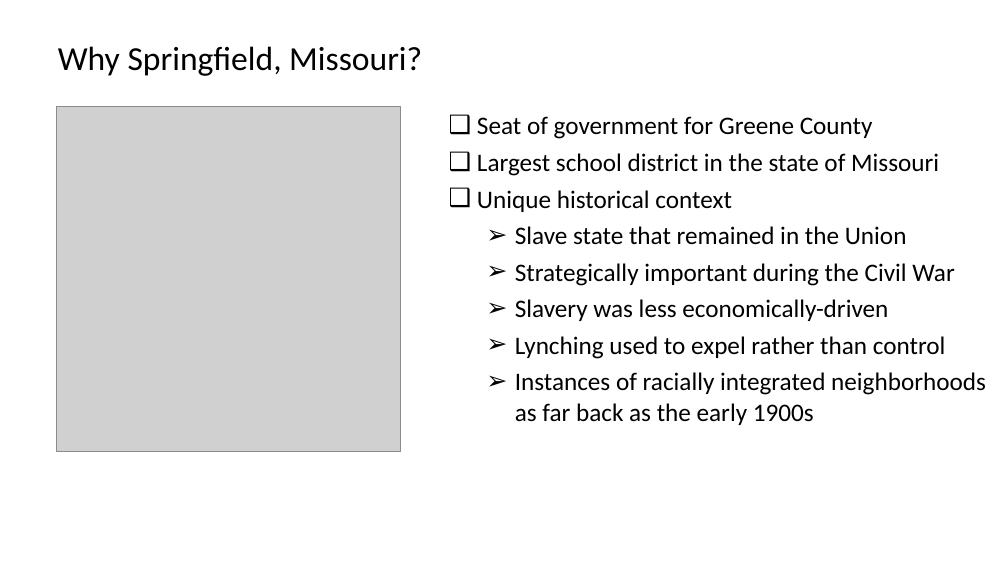
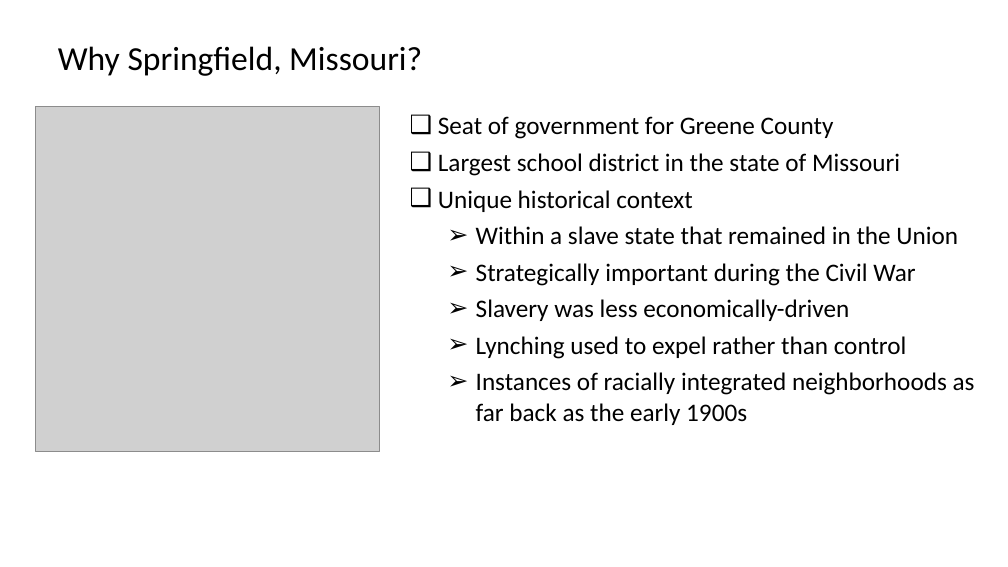
Before and after one commit to SLU-Courses-Townes/SOC5670, a slide deck: slide 2 of Assignments/Homework02/docs/Townes_SOC5670_2020_Spring_Presentation_v00.pptx. Drawn at 1008x567 pixels with LibreOffice and Linux fonts; fonts in the diff are those of the drawing; grey boxes stand for pictures. Boxes give left, top, right and bottom in pixels: in the first picture for what was removed or moved away, otherwise in the second. Text is boxed around its words. In the diff, an @@ line names an element or a change of style, - is before the commit and + after.

```diff
--- a/Assignments/Homework02/docs/Townes_SOC5670_2020_Spring_Presentation_v00.pptx
+++ b/Assignments/Homework02/docs/Townes_SOC5670_2020_Spring_Presentation_v00.pptx
@@ picture: place and size @@
-picture at <box>56,106,401,451</box>
+picture at <box>36,106,380,451</box>
@@ text "Seat of government for Greene ...": place and size @@
-text "Seat of government for Greene ..." at <box>477,116,986,425</box>
+text "Seat of government for Greene ..." at <box>438,116,975,425</box>
@@ text at <box>476,226,958,245</box>: text changed @@
-  ➢ Slave state that remained in the Union
+  ➢ Within a slave state that remained in the Union
```
Also in this commit, not shown: 1 other slide changed, 1 slide added.
